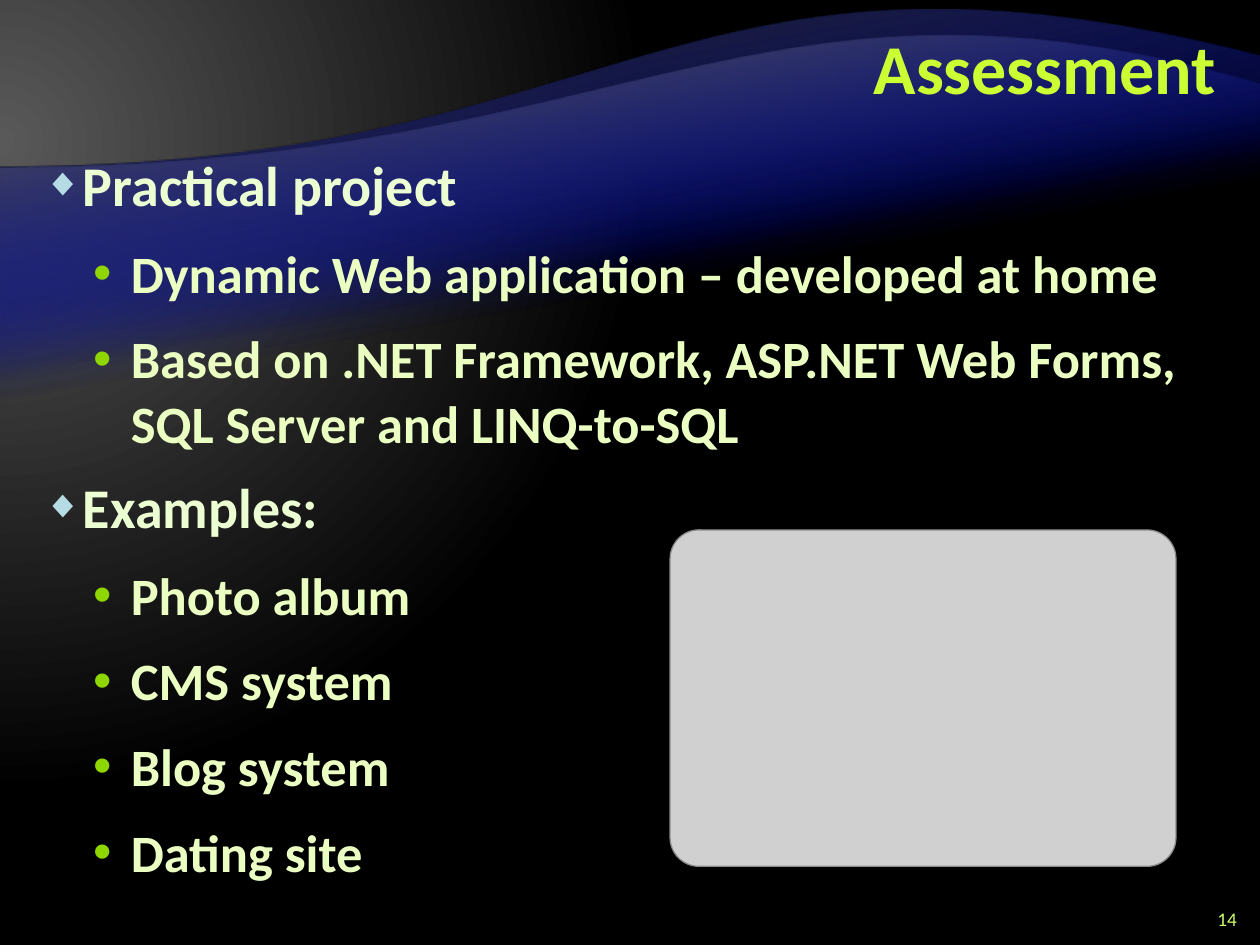
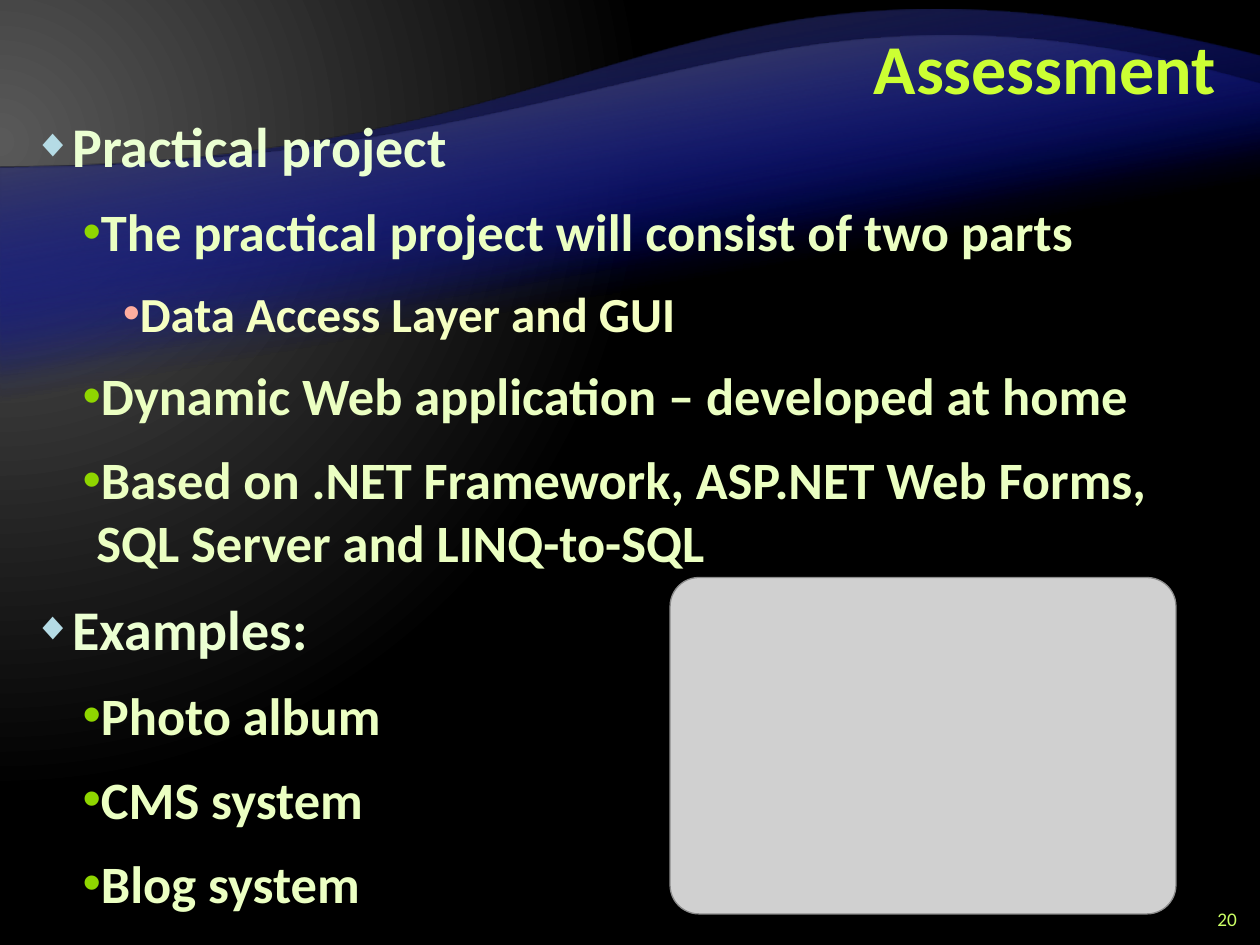
Before and after one commit to Graveheart/aspnetcourse, a slide deck: slide 20 of 2010/lectures/0. Course Introduction.pptx (slide 14 before the commit). Drawn at 1260x945 pixels with LibreOffice and Linux fonts; fonts in the diff are those of the drawing; grey boxes stand for pictures; background and template pictures are left out. Boxes give left, top, right and bottom in pixels: in the first picture for what was removed or moved away, otherwise in the second. Text is boxed around its words. In the diff, an @@ line names an element or a change of style, - is before the commit and + after.

```diff
--- a/2010/lectures/0. Course Introduction.pptx
+++ b/2010/lectures/0. Course Introduction.pptx
@@ text "Practical project": place and size @@
-text "Practical project" at box(83, 159, 1175, 881)
+text "Practical project" at box(72, 120, 1146, 912)
@@ text at box(72, 120, 1146, 912): line spacing 37pt to 1; indent changed @@
@@ text at box(101, 214, 1073, 344): paragraphs added @@
+  • The practical project will consist of two parts
+    • Data Access Layer and GUI
@@ picture: place and size @@
-picture at box(670, 530, 1176, 867)
+picture at box(670, 577, 1176, 914)
@@ text at box(131, 835, 363, 881): paragraph removed @@
-  • Dating site
@@ page number at box(1217, 913, 1236, 926): text changed @@
-14
+20
```
Also in this commit, not shown: 12 other slides changed, 6 slides added, 2 other files.
